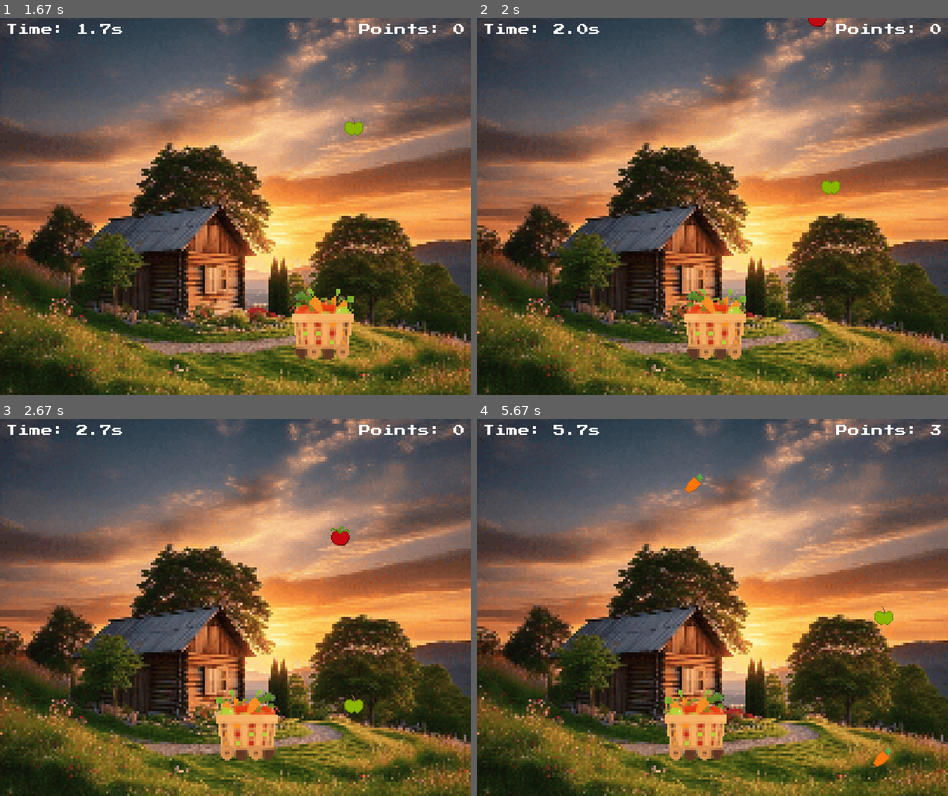
Above: before the commit, frames 1-4 (two rows, left to right).
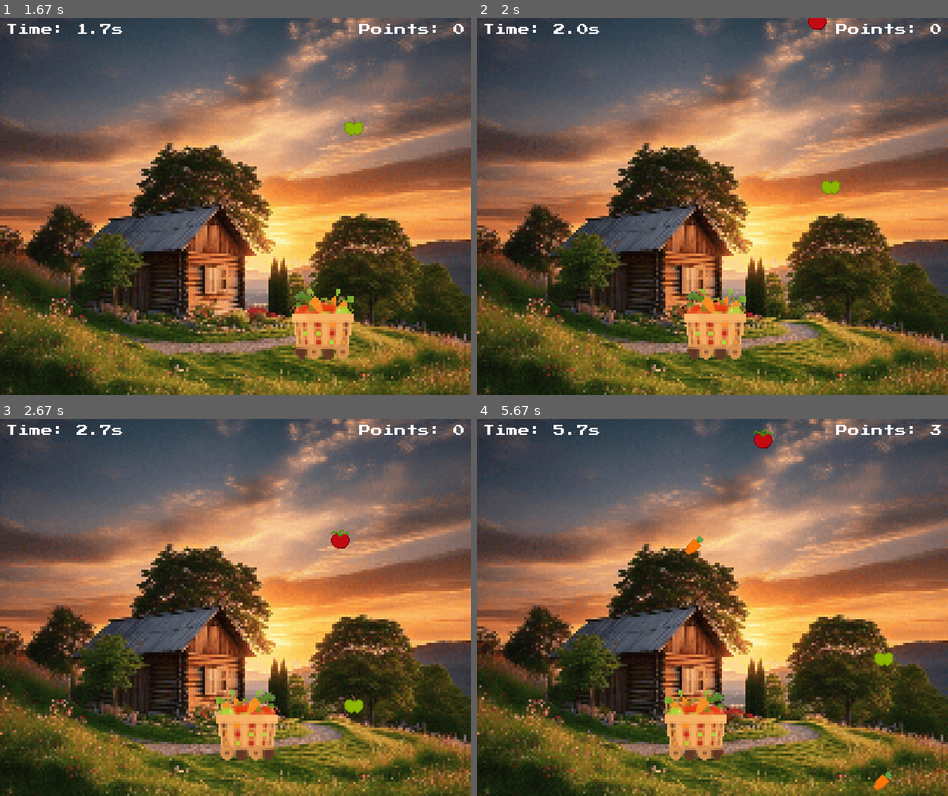
Above: after the commit, the same moments.

Repository: chickenSandwich-cpu/Fruit_Basket_pygame
Game: pygame game, started from Fruit_Basket/Fruit_Basket.py
Two runs of this game, one before a commit and one after it. Both use one fixed random seed, a clock stepped at 60 frames per second and the inputs below.
Inputs:
- Up to frame 1 (1.67 s): hold Right 0.33-0.8 s; hold Right 0.83-1.3 s; hold Left from 1.33 s (still down)
- Up to frame 2 (2 s): release Left at 1.87 s; hold Left from 1.9 s (still down)
- Up to frame 3 (2.67 s): release Left at 2.3 s; hold Right from 2.33 s (still down)
- Up to frame 4 (5.67 s): release Right at 2.97 s; hold Left 3-3.47 s; hold Right 3.5-3.97 s; hold Right 4-4.47 s; hold Left 4.5-5.03 s; hold Left 5.07-5.47 s; hold Right from 5.5 s (still down)

Frame 1 is identical in both runs. In frame 2, less than 0.1% of the frame differs, in the area x 70-75%, y 0-4%; in frame 3, 0.1%; in frame 4, 0.8%, in the area x 44-89%, y 2-99%.

Commit message:
adjusting game's pacing

Diff:
--- a/Fruit_Basket/Fruit_Basket.py
+++ b/Fruit_Basket/Fruit_Basket.py
@@ -84,6 +84,10 @@
     # Points
     points = 0
 
+    # Basket speed
+    basket_vel = BASKET_VEL
+
+    # Fruit spawning
     fruit_add_increment = 1000
     fruit_count = 0
 
@@ -92,6 +96,9 @@
     while run:
         fruit_count += clock.tick(60)  # Set the frame rate to 60 FPS
         elapsed_time = time.time() - start_time
+
+        # Update the basket speed every 10 seconds
+        basket_vel = min(12, BASKET_VEL + int(elapsed_time // 10))
 
         # Spawn fruits
         if fruit_count >= fruit_add_increment:
@@ -103,7 +110,7 @@
                 }
             fruits.append(fruit)
 
-            fruit_add_increment = max(500, fruit_add_increment - 50)
+            fruit_add_increment = max(600, fruit_add_increment - 75)
             fruit_count = 0
 
         for event in pygame.event.get():
@@ -113,13 +120,13 @@
 
         keys = pygame.key.get_pressed()
         if keys[pygame.K_LEFT] and basket_rect.x - BASKET_VEL >= 0:
-            basket_rect.x -= BASKET_VEL
+            basket_rect.x -= basket_vel
             if flipped:
                 loading_basket_img = basket_img
                 flipped = False
 
         if keys[pygame.K_RIGHT] and basket_rect.x + BASKET_VEL + basket_rect.width <= WIDTH:
-            basket_rect.x += BASKET_VEL
+            basket_rect.x += basket_vel
             if not flipped:
                 loading_basket_img = basket_flipped
                 flipped = True
